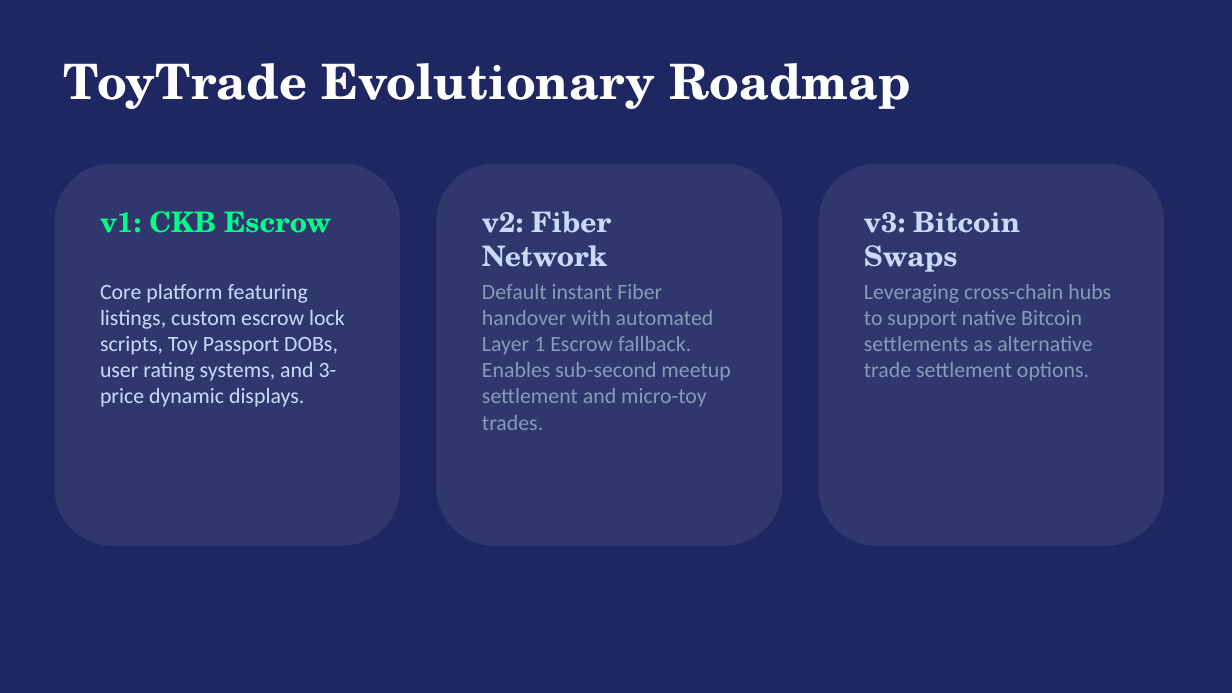
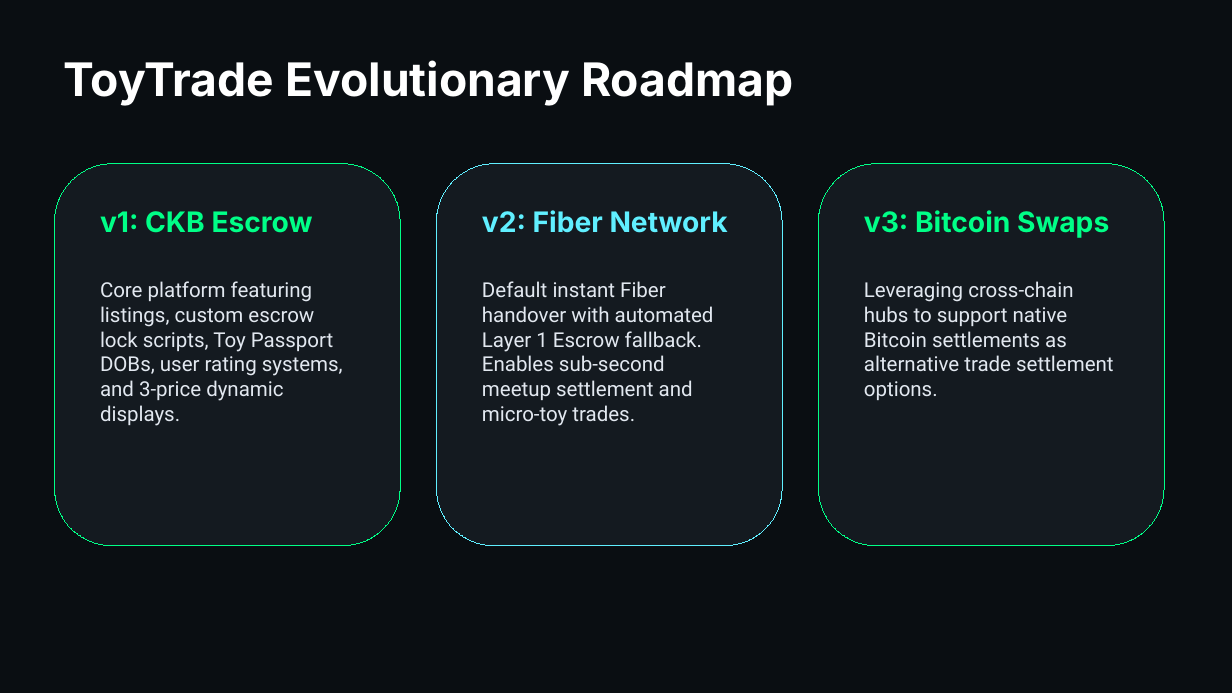
Before and after one commit to nghiadang391/Toy_trading_platform, a slide deck: slide 7 of toytrade_pitch.pptx. Drawn at 1232x693 pixels with LibreOffice and Linux fonts; fonts in the diff are those of the drawing. Boxes give left, top, right and bottom in pixels: in the first picture for what was removed or moved away, otherwise in the second. Text is boxed around its words. In the diff, an @@ line names an element or a change of style, - is before the commit and + after.

Commit message:
style: align pitch deck with signature ToyTrade dark and neon mint green palette

```diff
--- a/toytrade_pitch.pptx
+++ b/toytrade_pitch.pptx
@@ background #1E2761 to #0A0E12 @@
@@ text "ToyTrade Evolutionary Roadmap" at (x1=64, y1=60, x2=793, y2=106): size 38 to 36 pt, font TeX Gyre Schola to Inter @@
@@ rounded rectangle at (x1=55, y1=164, x2=400, y2=545): fill #FFFFFF at 8% opacity to #141A20; outline none to #00FF87 0.75 pt @@
@@ rounded rectangle at (x1=436, y1=164, x2=782, y2=545): fill #FFFFFF at 8% opacity to #141A20; outline none to #60EFFF 0.75 pt @@
@@ rounded rectangle at (x1=819, y1=164, x2=1165, y2=545): fill #FFFFFF at 8% opacity to #141A20; outline none to #00FF87 0.75 pt @@
@@ text "v1: CKB Escrow" at (x1=100, y1=211, x2=313, y2=233): font TeX Gyre Schola to Inter @@
@@ text "v2: Fiber Network" at (x1=482, y1=210, x2=728, y2=233): font TeX Gyre Schola to Inter, text colour #CADCFC to #60EFFF @@
@@ text "v3: Bitcoin Swaps" at (x1=864, y1=210, x2=1109, y2=238): font TeX Gyre Schola to Inter, text colour #CADCFC to #00FF87 @@
@@ text "Core platform featuring listings, custom ..." at (x1=100, y1=281, x2=343, y2=426): size 17 to 16 pt, font Calibri to Roboto, text colour #CADCFC to #E2E8F0 @@
@@ text "Default instant Fiber handover with ..." at (x1=482, y1=281, x2=714, y2=426): size 17 to 16 pt, font Calibri to Roboto, text colour #8899BB to #E2E8F0 @@
@@ text "Leveraging cross-chain hubs to support ..." at (x1=864, y1=281, x2=1113, y2=400): size 17 to 16 pt, font Calibri to Roboto, text colour #8899BB to #E2E8F0 @@
```
Also in this commit, not shown: 6 other slides changed, 1 other file.
